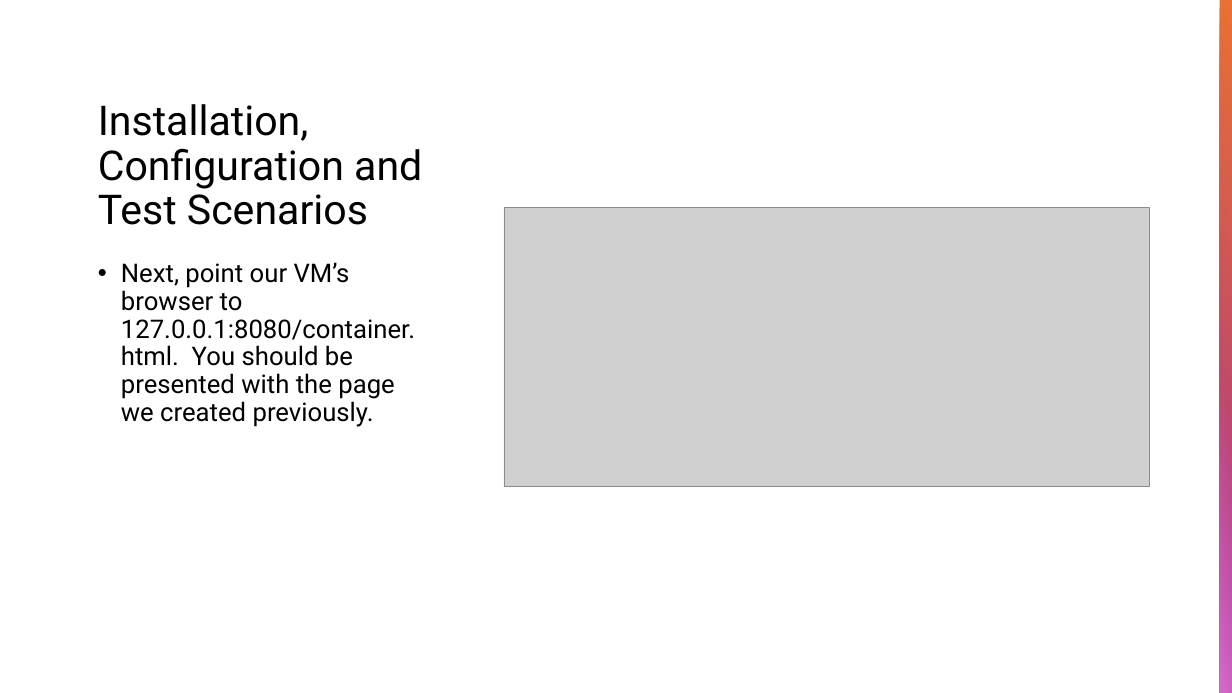
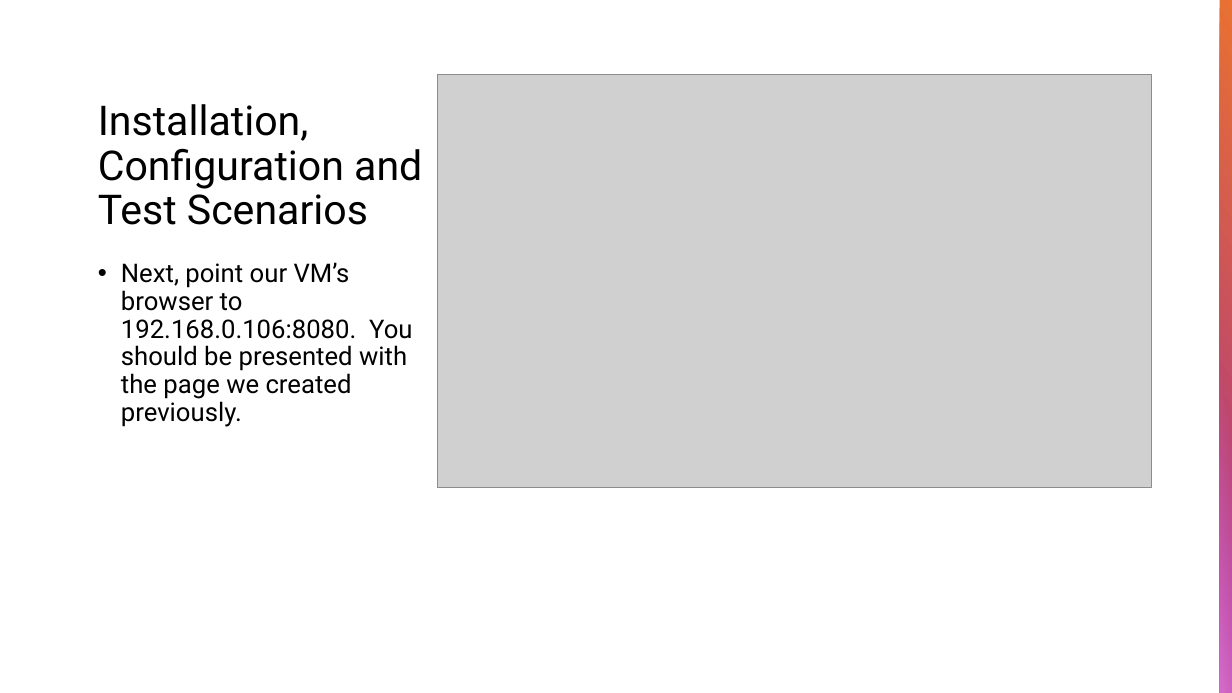
Before and after one commit to yonghoow/SADS, a slide deck: slide 10 of Group Presentation slides.pptx. Drawn at 1232x693 pixels with LibreOffice and Linux fonts; fonts in the diff are those of the drawing; grey boxes stand for pictures. Boxes give left, top, right and bottom in pixels: in the first picture for what was removed or moved away, otherwise in the second. Text is boxed around its words. In the diff, an @@ line names an element or a change of style, - is before the commit and + after.

```diff
--- a/Group Presentation slides.pptx
+++ b/Group Presentation slides.pptx
@@ picture: place and size @@
-picture at [504,207,1150,486]
+picture at [437,75,1152,488]
@@ text at [121,262,412,427]: text changed @@
-• Next, point our VM’s browser to 127.0.0.1:8080/container.html. You should be presented with the page we created previously.
+• Next, point our VM’s browser to 192.168.0.106:8080. You should be presented with the page we created previously.
```
Also in this commit, not shown: 1 other slide changed, 3 other files.
